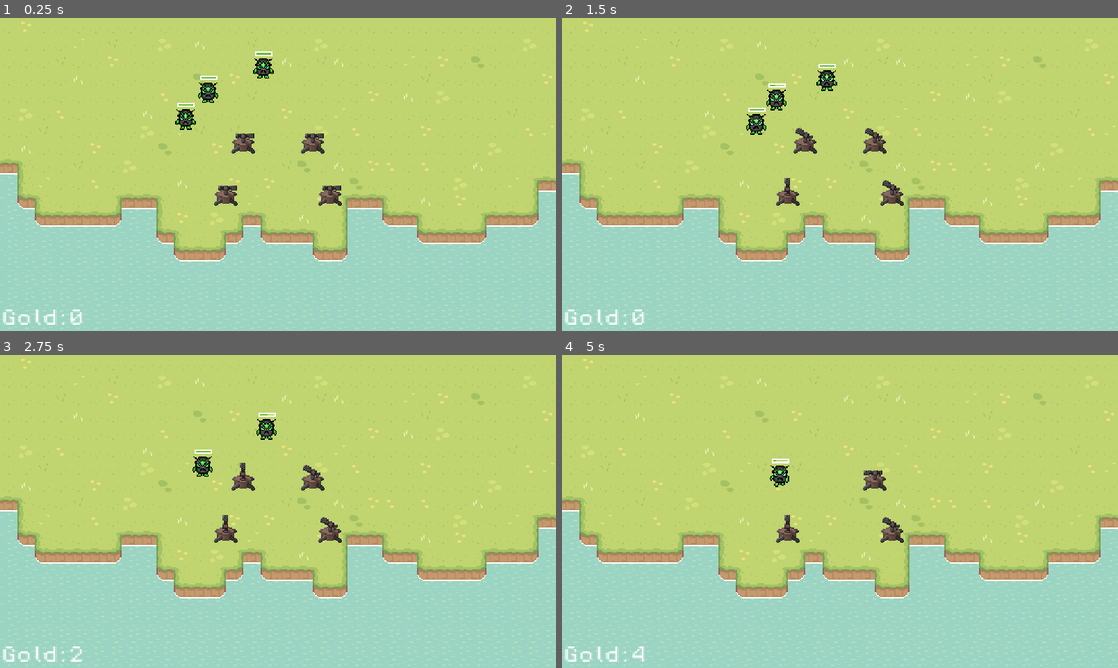
Above: before the commit, frames 1-4 (two rows, left to right).
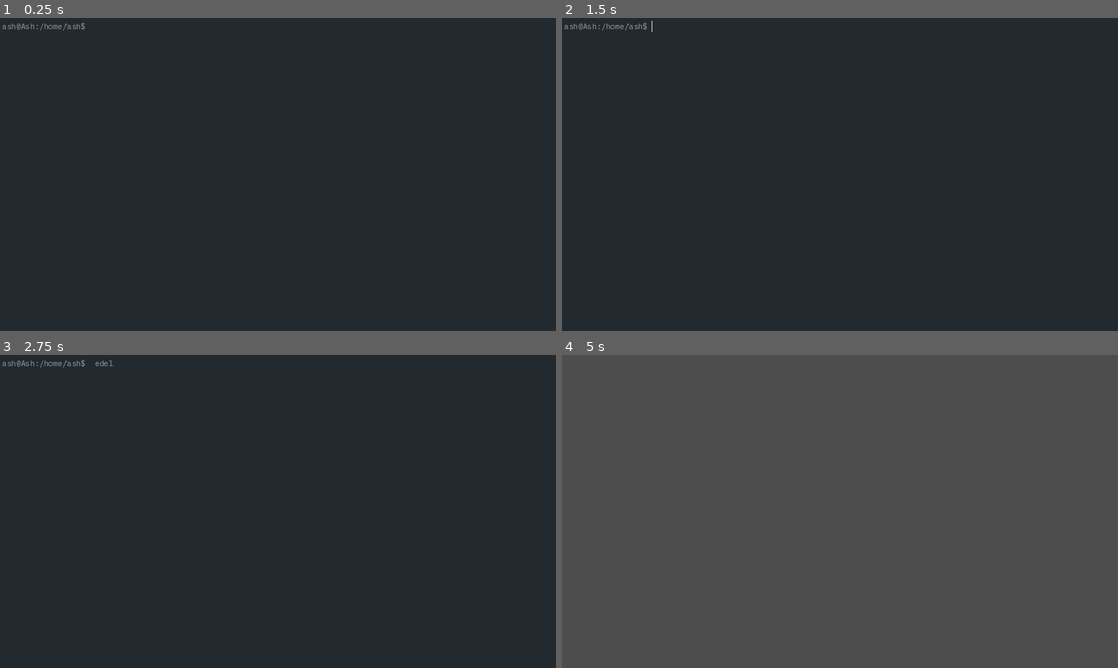
Above: after the commit, the same moments.

Repository: CrippledJevil/Command-Line-Invaders
Game: Godot game, scene res://Scenes/Terminal.tscn
Two runs of this game, one before a commit and one after it. Both use one fixed random seed, a clock stepped at 60 frames per second and the inputs below. Before the commit the project starts from res://Scenes/Map.tscn.
Inputs (mouse positions are in pixels of both pictures, inside the frame that each line leads up to):
- Up to frame 1 (0.25 s): no input
- Up to frame 2 (1.5 s): tap Enter at 0.5, 0.6 s; move the mouse to (962, 158) at 0.52 s; hold D 0.53-1.28 s; click (962, 158) at 0.67 s; tap Space at 0.77 s; tap Backspace at 0.8, 1.35 s; move the mouse to (728, 190) at 1.27 s; hold S from 1.28 s (still down); click (728, 190) at 1.42 s
- Up to frame 3 (2.75 s): tap Space at 1.52 s; tap E at 1.55, 2.1 s; move the mouse to (333, 442) at 2.02 s; release S at 2.03 s; hold D from 2.03 s (still down); click (333, 442) at 2.17 s; tap L at 2.3 s
- Up to frame 4 (5 s): move the mouse to (812, 574) at 2.77 s; release D at 2.78 s; hold W 2.78-3.53 s; tap L at 2.85 s; click (812, 574) at 2.92 s; tap Space at 3.02, 3.77, 4.52 s; tap B at 3.05, 3.6 s; move the mouse to (1006, 558) at 3.52 s; hold Left from 3.53 s (still down); click (1006, 558) at 3.67 s; tap Enter at 3.8, 4.35 s; tap Escape at 4.15 s; move the mouse to (673, 464) at 4.27 s; click (673, 464) at 4.42 s; tap Backspace at 4.55 s

The runs differ from the first frame. In frame 1, 100% of the frame differs, in the area x 0-100%, y 0-100%; in frame 2, 100%; in frame 3, 100%; in frame 4, 100%.

Commit message:
Big commit

Diff:
--- /dev/null
+++ b/Scenes/HistoryLine.tscn
@@ -0,0 +1,17 @@
+[gd_scene load_steps=3 format=3 uid="uid://dft4gxoyye6dw"]
+
+[ext_resource type="FontFile" uid="uid://cvrndc02vrvtk" path="res://Assets/Font/IBM_Plex_Mono/IBMPlexMono-Regular.ttf" id="1_u6ijj"]
+
+[sub_resource type="StyleBoxFlat" id="StyleBoxFlat_j2o1i"]
+content_margin_left = 4.0
+content_margin_top = 2.0
+content_margin_right = 0.0
+content_margin_bottom = 2.0
+bg_color = Color(0.137255, 0.164706, 0.184314, 1)
+
+[node name="HistoryLine" type="RichTextLabel"]
+theme_override_colors/default_color = Color(0.576471, 0.615686, 0.647059, 1)
+theme_override_fonts/normal_font = ExtResource("1_u6ijj")
+theme_override_font_sizes/normal_font_size = 16
+theme_override_styles/normal = SubResource("StyleBoxFlat_j2o1i")
+fit_content = true
--- a/Scenes/Terminal.tscn
+++ b/Scenes/Terminal.tscn
@@ -1,40 +1,53 @@
-[gd_scene load_steps=2 format=3 uid="uid://6oh4wjw4a05o"]
+[gd_scene load_steps=4 format=3 uid="uid://6oh4wjw4a05o"]
 
 [ext_resource type="Script" path="res://Scripts/ShellInput.gd" id="1_8a4dn"]
+[ext_resource type="FontFile" uid="uid://cvrndc02vrvtk" path="res://Assets/Font/IBM_Plex_Mono/IBMPlexMono-Regular.ttf" id="1_70osm"]
+[ext_resource type="Script" path="res://Scripts/Shell.gd" id="1_uwynh"]
 
-[node name="Control" type="Control"]
+[node name="Shell" type="Control"]
 layout_mode = 3
 anchors_preset = 15
 anchor_right = 1.0
 anchor_bottom = 1.0
 grow_horizontal = 2
 grow_vertical = 2
+script = ExtResource("1_uwynh")
 
-[node name="TextEdit" type="TextEdit" parent="."]
+[node name="ColorRect" type="ColorRect" parent="."]
 layout_mode = 1
-anchors_preset = -1
-anchor_right = 0.567708
+anchors_preset = 15
+anchor_right = 1.0
 anchor_bottom = 1.0
 grow_horizontal = 2
 grow_vertical = 2
+color = Color(0.137255, 0.164706, 0.184314, 1)
+
+[node name="VBoxContainer" type="VBoxContainer" parent="."]
+layout_mode = 1
+anchors_preset = 15
+anchor_right = 1.0
+anchor_bottom = 1.0
+grow_horizontal = 2
+grow_vertical = 2
+theme_override_constants/separation = 0
+
+[node name="HistoryWrapper" type="VBoxContainer" parent="VBoxContainer"]
+layout_mode = 2
+
+[node name="Prompt" type="TextEdit" parent="VBoxContainer"]
+layout_mode = 2
+size_flags_vertical = 3
+theme_override_colors/background_color = Color(0.137255, 0.164706, 0.184314, 1)
+theme_override_colors/font_color = Color(0.576471, 0.615686, 0.647059, 1)
+theme_override_fonts/font = ExtResource("1_70osm")
+theme_override_font_sizes/font_size = 16
 text = "ash@Ash:~/"
 script = ExtResource("1_8a4dn")
-metadata/_edit_use_anchors_ = true
+repeatSpeed = 0.2
 
-[node name="RepeatTimer" type="Timer" parent="TextEdit"]
+[node name="RepeatTimer" type="Timer" parent="VBoxContainer/Prompt"]
 wait_time = 0.2
 
-[node name="TextEdit2" type="TextEdit" parent="."]
-layout_mode = 1
-anchors_preset = -1
-anchor_left = 0.575521
-anchor_right = 1.0
-anchor_bottom = 1.0
-offset_left = -8.0
-grow_horizontal = 0
-grow_vertical = 2
-metadata/_edit_use_anchors_ = true
-
-[connection signal="mouse_entered" from="TextEdit" to="TextEdit" method="_on_mouse_entered"]
-[connection signal="mouse_exited" from="TextEdit" to="TextEdit" method="_on_mouse_exited"]
-[connection signal="timeout" from="TextEdit/RepeatTimer" to="TextEdit" method="_on_repeat_timer_timeout"]
+[connection signal="mouse_entered" from="VBoxContainer/Prompt" to="VBoxContainer/Prompt" method="_on_mouse_entered"]
+[connection signal="mouse_exited" from="VBoxContainer/Prompt" to="VBoxContainer/Prompt" method="_on_mouse_exited"]
+[connection signal="timeout" from="VBoxContainer/Prompt/RepeatTimer" to="VBoxContainer/Prompt" method="_on_repeat_timer_timeout"]
--- /dev/null
+++ b/Scripts/Shell.gd
@@ -0,0 +1,169 @@
+extends Control
+
+@onready var history_wrapper = $VBoxContainer/HistoryWrapper
+@onready var prompt = $VBoxContainer/Prompt
+
+@export var root = "user://files"
+@export var startingDir: String = "/home/ash"
+var current: DirAccess
+var history_template = preload("res://Scenes/HistoryLine.tscn")
+
+# Called when the node enters the scene tree for the first time.
+func _ready():
+  if not DirAccess.dir_exists_absolute(root + startingDir):
+    DirAccess.make_dir_recursive_absolute(root + startingDir)
+  current = DirAccess.open(root + startingDir)
+  print(current)
+  update_prompt()
+  pass # Replace with function body.
+
+# Called every frame. 'delta' is the elapsed time since the previous frame.
+func _process(delta):
+  pass
+
+func cmd(input: String):
+  print(input)
+  var split = input.split(" ")
+  if split.size() == 0:
+    return
+  var cmd = split[0]
+  var args = split.slice(1)
+  var non_flags: PackedStringArray = PackedStringArray([])
+  var flags: PackedStringArray = PackedStringArray([])
+  for arg in args:
+    if arg.begins_with("-"):
+      flags.append(arg)
+    else:
+      non_flags.append(arg)
+  var currentPath = current.get_current_dir().trim_prefix(root)
+
+  var prev_cmd: RichTextLabel = history_template.instantiate()
+  prev_cmd.append_text("{path}$ {cmd}".format({"path": currentPath, "cmd": input}))
+  print(current.get_current_dir())
+  match cmd:
+    "ls":
+      var files
+      var folders
+      if non_flags.size() == 0:
+        files = current.get_files()
+        folders = current.get_directories()
+        var all = files + folders
+        all.sort()
+        prev_cmd.newline()
+        prev_cmd.append_text("{files}".format({"files": " ".join(all)}))
+      else:
+          var printed = 0
+          for path in non_flags:
+            if path.is_empty():
+              continue
+            if printed != 0:
+              prev_cmd.newline()
+            printed += 1
+            prev_cmd.newline()
+            prev_cmd.append_text(path + ":")
+            prev_cmd.newline()
+            var filepath = current.get_current_dir() + "/" + path
+            files = current.get_files_at(filepath)
+            folders = current.get_directories_at(filepath)
+            var all = files + folders
+            all.sort()
+            print(all)
+            print(files)
+            print(folders)
+            prev_cmd.append_text("{files}".format({"files": " ".join(all)}))
+            print(prev_cmd.text)
+
+    "mkdir":
+      for folder in non_flags:
+        if folder.is_empty():
+          continue
+        current.make_dir(folder)
+    "touch":
+      for filename in non_flags:
+        if filename.is_empty():
+          continue
+        if current.file_exists(filename):
+          continue
+        var folder_pointer = DirAccess.open(current.get_current_dir())
+        var path_arr = filename.split(" ")
+        var folder_path = "/".join(path_arr.slice(0, path_arr.size() - 1))
+        folder_pointer.change_dir(folder_path)
+        var abs_file = folder_pointer.get_current_dir() + "/" + path_arr[path_arr.size() - 1]
+        var file = FileAccess.open(abs_file, FileAccess.WRITE_READ)
+    "cd":
+      if args.size() == 0:
+        print(root+startingDir)
+        current.change_dir(root + startingDir)
+      else:
+        current.change_dir(args[0])
+      update_prompt()
+    "rm":
+      var recursive: bool = false;
+      for flag in flags:
+        if flag.begins_with("--"):
+          continue
+        if flag.contains("r"):
+          recursive = true
+      for file in non_flags:
+        var is_file = current.file_exists(file)
+        var is_folder = current.dir_exists(file)
+        if is_folder and not recursive:
+          prev_cmd.newline()
+          prev_cmd.append_text("rm: cannot remove '{file}': Is a directory".format({"file": file}))
+          continue
+        if not is_file and not is_folder:
+          prev_cmd.newline()
+          prev_cmd.append_text("rm: cannot remove '{file}': No such file or directory".format({"file": file}))
+          continue
+        var code = current.remove(file)
+        if code == 1 and is_folder:
+          var path = current.get_current_dir() + "/" + file
+          var has_files: bool = current.get_files_at(path).size() > 0
+          var has_folders: bool = current.get_directories_at(path).size() > 0
+          if has_files or has_folders:
+            recursive_delete(path)
+        current.remove(file)
+    #"cp":
+      #var recursive: bool = false;
+      #if non_flags.size() == 0:
+        #prev_cmd.append_text("cp: missing file operand")
+      #elif non_flags.size() == 1:
+        #prev_cmd.append_text("cp: missing destination file operand after '{file}'".format(non_flags[0]))
+      #else:
+        #for flag in flags:
+          #if flag.begins_with("--"):
+            #continue
+          #if flag.contains("r"):
+            #recursive = true
+        #var target = non_flags[non_flags.size() - 1]
+        #if not current.dir_exists(target):
+          #prev_cmd.append_text("cp: cannot stat '{path}': no such file or directory".format({"path": target}))
+        #else:
+          #for file in non_flags.slice(0, non_flags.size() - 1):
+            #var is_file = current.file_exists(file)
+            #var is_folder = current.dir_exists(file)
+            #if is_folder and not recursive:
+              #prev_cmd.append_text("cp: -r not specified; omitting directory '{folder}'".format({"folder": file}))
+              #continue
+            #var  code = current.copy(file, target)
+            #print(code)
+    "exit":
+      get_tree().quit()
+      #self.queue_free()
+  history_wrapper.add_child(prev_cmd)
+
+func recursive_delete(root_folder: String):
+  for file in current.get_files_at(root_folder):
+    current.remove(root_folder+"/"+file)
+  for folder in current.get_directories_at(root_folder):
+    var folderPath = root_folder+"/"+folder
+    var code = current.remove(folderPath)
+    if code == 1:
+      var has_files: bool = current.get_files_at(folderPath).size() > 0
+      var has_folders: bool = current.get_directories_at(folderPath).size() > 0
+      if has_files or has_folders:
+        recursive_delete(folderPath)
+
+func update_prompt():
+  prompt.formatted_prompt = prompt.prompt.format({"path": current.get_current_dir().trim_prefix(root)})
+  prompt.init()
--- a/Scripts/ShellInput.gd
+++ b/Scripts/ShellInput.gd
@@ -1,10 +1,12 @@
 extends TextEdit
 
 @onready var repeat_timer: Timer = $RepeatTimer
-@export var repeatDelay = 0.3
-@export var repeatSpeed = 0.3
-
-@export var prompt: String = "ash@Ash:/$ "
+@export var repeatDelay: float = 0.3
+@export var repeatSpeed: float = 0.3
+
+@export var prompt: String = "ash@Ash:{path}$ "
+var formatted_prompt: String = prompt
+@onready var Shell = $"../.."
 
 var mouseOver: bool = false
 var caretPos: Vector2i = Vector2i(0,0)
@@ -17,10 +19,13 @@
 
 # Called when the node enters the scene tree for the first time.
 func _ready():
-  self.text = prompt
+  #init()
+  pass # Replace with function body.
+
+func init():
+  self.text = formatted_prompt
   caretPos.x = self.text.length()
   new_text = self.text
-  pass # Replace with function body.
 
 # Called every frame. 'delta' is the elapsed time since the previous frame.
 func _process(delta):
@@ -35,6 +40,8 @@
   if event is InputEventKey and event.is_pressed() and (event as InputEventKey).key_label == KEY_CAPSLOCK:
     capsLock = !capsLock
   if (self.has_focus()):
+    if event is InputEventKey and event.is_pressed() and (event as InputEventKey).key_label == KEY_ESCAPE:
+      Shell.queue_free()
     if event is InputEventMouseMotion:
       return # ignore mouse move
     #print("focused")
@@ -56,19 +63,21 @@
         repeat_timer.stop()
       return
     if keyEvent.key_label == KEY_ENTER:
-      print(self.text.substr(prompt.length()))
-      new_text = prompt
-      self.text = prompt
+      print(self.text)
+      print(new_text)
+      Shell.cmd(self.text.trim_prefix(formatted_prompt))
+      new_text = formatted_prompt
+      self.text = formatted_prompt
       return
-    var key_har = process_text(keyEvent, false)
-    if not key_har.is_empty():
+    var key_char = process_text(keyEvent, false)
+    if not key_char.is_empty():
       caretOffset = Vector2i(0,0)
     var left: String = new_text.substr(0, caretPos.x)
     var right: String = new_text.substr(caretPos.x)
-    new_text = left + key_har + right
+    new_text = left + key_char + right
 
 func delete():
-  if caretPos.y == 0 and caretPos.x == prompt.length():
+  if caretPos.y == 0 and caretPos.x == formatted_prompt.length():
     return
   var left = new_text.substr(0, caretPos.x - 1)
   var right = new_text.substr(caretPos.x)
@@ -78,14 +87,14 @@
 func _on_repeat_timer_timeout() -> void:
   if repeat_timer.wait_time == repeatDelay:
     repeat_timer.wait_time = repeatSpeed
-  print("timer")
+  #print("timer")
   repeat_timer.stop()
   var key_char = process_text(currentkey, true)
   var left: String = new_text.substr(0, caretPos.x)
   var right: String = new_text.substr(caretPos.x)
   new_text = left + key_char + right
   if caretOffset.x < 0:
-    caretPos.x = int(max(prompt.length() if caretPos.y == 0 else 0, caretPos.x + caretOffset.x))
+    caretPos.x = int(max(formatted_prompt.length() if caretPos.y == 0 else 0, caretPos.x + caretOffset.x))
   elif caretOffset.x > 0:
     caretPos.x = int(min(self.get_line(caretPos.y).length(), caretPos.x + caretOffset.x))
   repeat_timer.start()
@@ -97,9 +106,9 @@
   if letters.has(keyEvent.key_label):
     key_char = keyEvent.as_text()
     if isUppercase:
-      key_char = key_char.substr(6)
-    print(keyEvent.as_text())
-    print(keyEvent.key_label)
+      key_char = key_char.trim_prefix("Super+")
+    #print(keyEvent.as_text())
+    #print(keyEvent.key_label)
     if capsLock:
       isUppercase = not isUppercase
     if isUppercase:
@@ -164,7 +173,7 @@
         key_char = "/" if not isUppercase else "?"
       KEY_LEFT:
         if not repeating:
-          caretPos.x = int(max(prompt.length() if caretPos.y == 0 else 0, caretPos.x - 1))
+          caretPos.x = int(max(formatted_prompt.length() if caretPos.y == 0 else 0, caretPos.x - 1))
           repeat_timer.stop()
           currentkey = keyEvent
           repeat_timer.wait_time = repeatDelay
@@ -192,6 +201,6 @@
         repeat_timer.wait_time = repeatDelay
         repeat_timer.start()
       caretPos.x += 1
-    print(keyEvent.as_text())
-    print(keyEvent.key_label)
+    #print(keyEvent.as_text())
+    #print(keyEvent.key_label)
   return key_char
--- a/Scripts/Tower.gd
+++ b/Scripts/Tower.gd
@@ -25,7 +25,7 @@
   if enemies.is_empty():
     pass
   var closest = null;
-  var closestDist = 9999999;
+  var closestDist = 999_999_999;
   for x in enemies:
     if(x.position.distance_to(self.position)<closestDist):
       closest = x;
--- a/project.godot
+++ b/project.godot
@@ -11,7 +11,7 @@
 [application]
 
 config/name="Command-line-invaders"
-run/main_scene="res://Scenes/Map.tscn"
+run/main_scene="res://Scenes/Terminal.tscn"
 config/features=PackedStringArray("4.2", "GL Compatibility")
 config/icon="res://icon.svg"
 
Binary file added: Assets/Font/IBM_Plex_Mono/IBMPlexMono-Bold.ttf
Not shown, added: Assets/Font/IBM_Plex_Mono/IBMPlexMono-Bold.ttf.import
Binary file added: Assets/Font/IBM_Plex_Mono/IBMPlexMono-BoldItalic.ttf
Not shown, added: Assets/Font/IBM_Plex_Mono/IBMPlexMono-BoldItalic.ttf.import
Binary file added: Assets/Font/IBM_Plex_Mono/IBMPlexMono-ExtraLight.ttf
Not shown, added: Assets/Font/IBM_Plex_Mono/IBMPlexMono-ExtraLight.ttf.import
Binary file added: Assets/Font/IBM_Plex_Mono/IBMPlexMono-ExtraLightItalic.ttf
Not shown, added: Assets/Font/IBM_Plex_Mono/IBMPlexMono-ExtraLightItalic.ttf.import
Binary file added: Assets/Font/IBM_Plex_Mono/IBMPlexMono-Italic.ttf
Not shown, added: Assets/Font/IBM_Plex_Mono/IBMPlexMono-Italic.ttf.import
Binary file added: Assets/Font/IBM_Plex_Mono/IBMPlexMono-Light.ttf
Not shown, added: Assets/Font/IBM_Plex_Mono/IBMPlexMono-Light.ttf.import
(and 17 more such lines)
